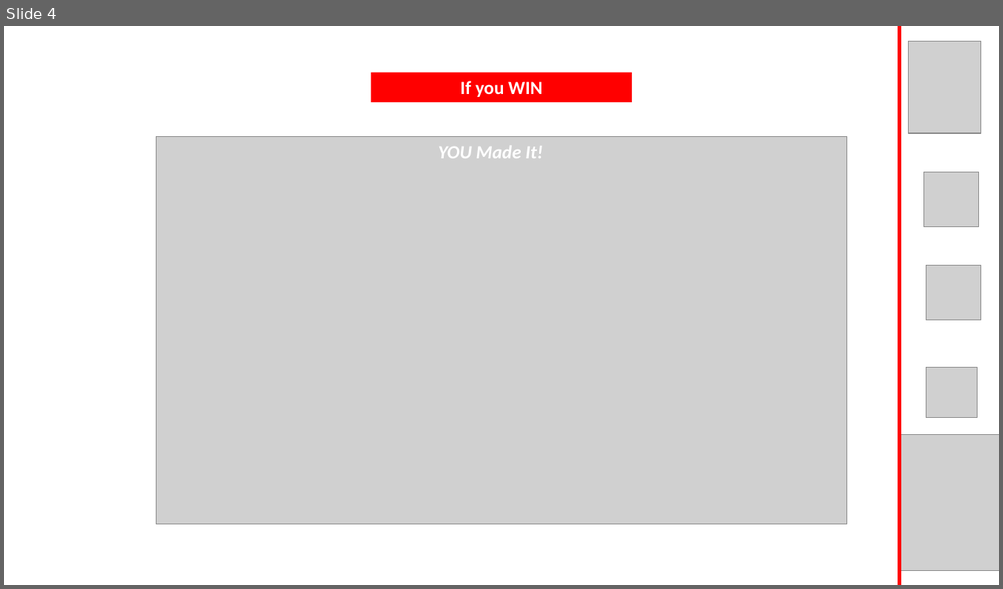
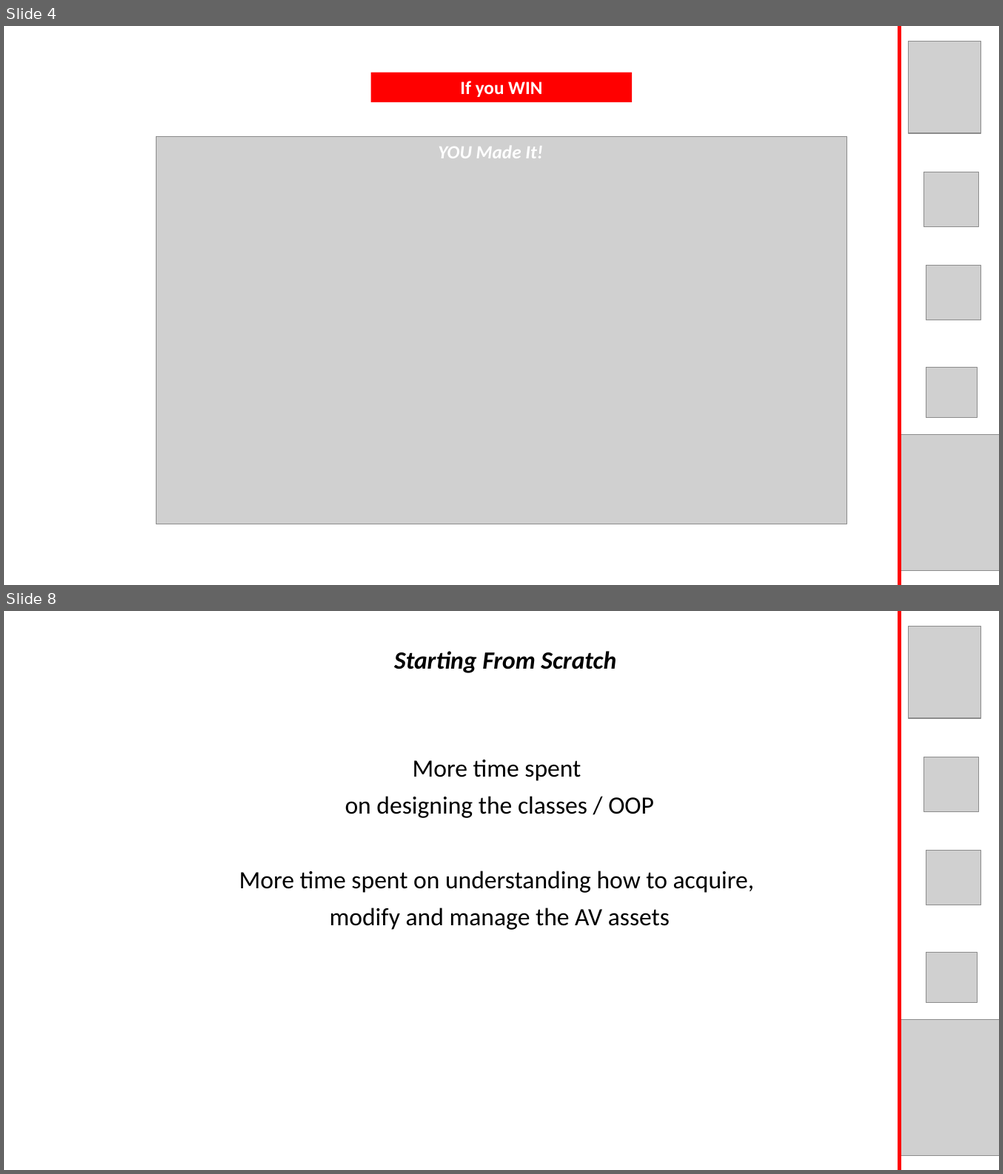
Before and after one commit to dimitrijd-iron/star-pizzas, a slide deck: doc/StarPizzasPres.pptx. Shown one above the other, each under a label of ours: slide 4 before the commit, slides 4 and 8 after it; the slides between them are not shown. The pictures are 1003x589 and 1003x1174 pixels, drawn with LibreOffice and Linux fonts; fonts in the diff are those of the drawing; grey boxes stand for pictures. Boxes give left, top, right and bottom in pixels: in the first picture for what was removed or moved away, otherwise in the second. Text is boxed around its words. In the diff, an @@ line names an element or a change of style, - is before the commit and + after.

```diff
--- a/doc/StarPizzasPres.pptx
+++ b/doc/StarPizzasPres.pptx
@@ slide 8 added at box(4, 611, 999, 1170), background #FFFFFF @@
@@ line added from (899, 611) to (899, 1170), #FF0000 3 pt @@
@@ picture added at box(908, 626, 981, 718) @@
@@ text added at box(394, 651, 616, 673), 24 pt, text #000000, bold, italic @@
+Starting From Scratch
@@ subtitle added at box(239, 759, 754, 930), 24 pt, text #000000 @@
+More time spent
+on designing the classes / OOP
+More time spent on understanding how to acquire,
+modify and manage the AV assets
@@ picture added at box(924, 758, 979, 812) @@
@@ picture added at box(926, 851, 981, 905) @@
@@ picture added at box(926, 953, 977, 1003) @@
@@ picture added at box(899, 1020, 999, 1156) @@
```
Also in this commit, not shown: 3 other slides added, 1 other file.
